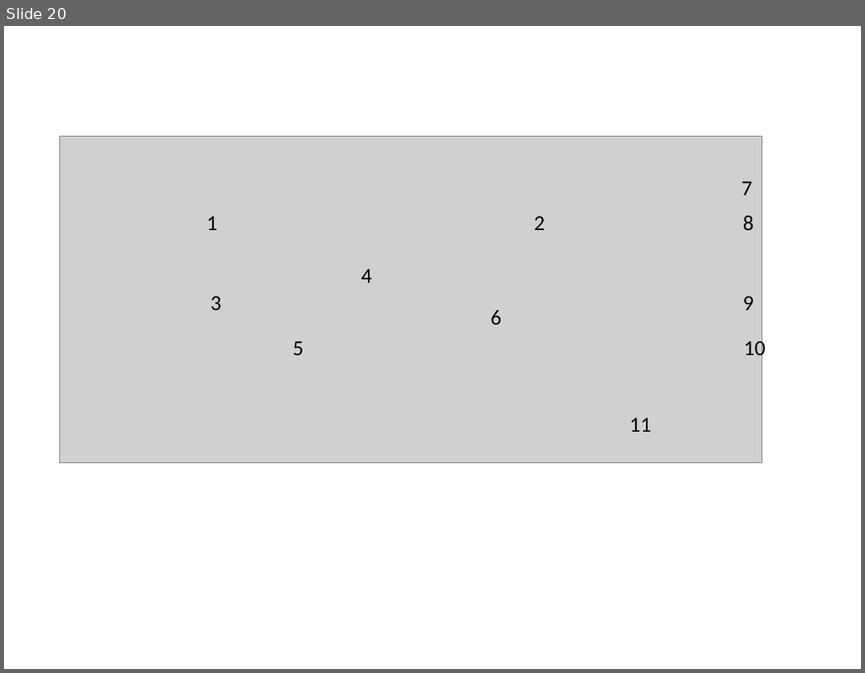
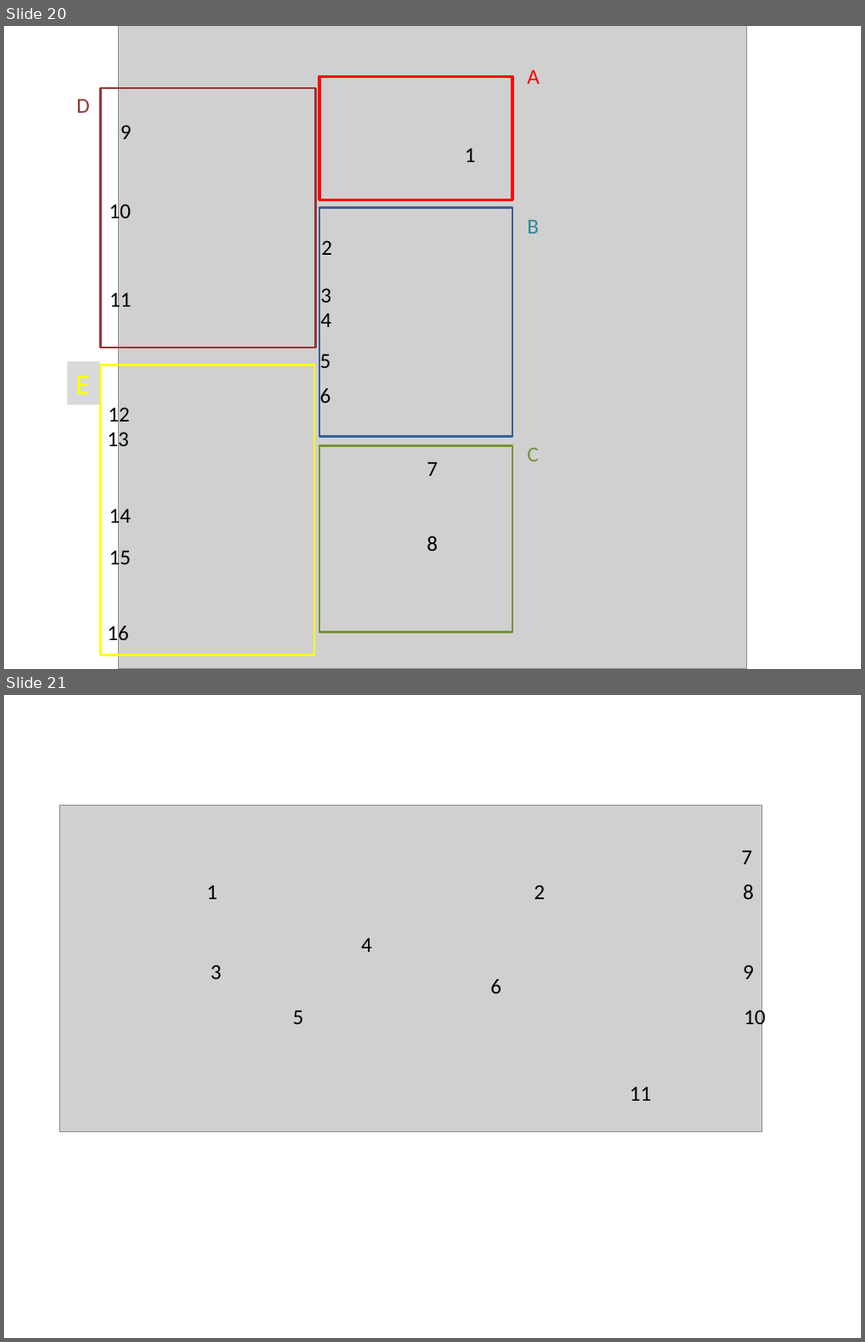
Before and after one commit to DePrettoM/EEGpal, a slide deck: Manuels/picture_EEGpal_manuals.pptx. Shown one above the other, each under a label of ours: slide 20 before the commit, slides 20 and 21 after it. The pictures are 865x673 and 865x1342 pixels, drawn with LibreOffice and Linux fonts; fonts in the diff are those of the drawing; grey boxes stand for pictures. Boxes give left, top, right and bottom in pixels: in the first picture for what was removed or moved away, otherwise in the second. Text is boxed around its words. In the diff, an @@ line names an element or a change of style, - is before the commit and + after.

```diff
--- a/Manuels/picture_EEGpal_manuals.pptx
+++ b/Manuels/picture_EEGpal_manuals.pptx
@@ slide 20 added at box(4, 26, 861, 669), background #FFFFFF @@
@@ picture added at box(118, 26, 746, 669) @@
@@ rectangle added at box(319, 76, 512, 200), outline #FF0000 2.25 pt @@
@@ text added at box(527, 70, 540, 84), 18 pt, text #FF0000 @@
+A
@@ text added at box(76, 99, 89, 113), 18 pt, text #953735 @@
+D
@@ rectangle added at box(101, 88, 315, 347), outline #953735 2 pt @@
@@ text added at box(120, 125, 132, 139), 18 pt, text #000000 @@
+9
@@ text added at box(465, 148, 476, 162), 18 pt, text #000000 @@
+1
@@ text added at box(109, 200, 132, 223), 18 pt, text #000000 @@
+10
@@ rectangle added at box(319, 208, 512, 437), outline #376092 2 pt @@
@@ text added at box(527, 220, 539, 233), 18 pt, text #31859C @@
+B
@@ text added at box(321, 240, 332, 255), 18 pt, text #000000 @@
+2
@@ text added at box(109, 289, 132, 312), 18 pt, text #000000 @@
+11
@@ text added at box(320, 288, 331, 302), 18 pt, text #000000 @@
+3
@@ text added at box(320, 313, 331, 327), 18 pt, text #000000 @@
+4
@@ text added at box(320, 354, 331, 368), 18 pt, text #000000 @@
+5
@@ rectangle added at box(68, 361, 100, 404), fill #D9D9D9, 24 pt, text #FFFF00 @@
+E
@@ rectangle added at box(101, 364, 314, 654), outline #FFFF00 2 pt @@
@@ text added at box(108, 404, 130, 427), 18 pt, text #000000 @@
+12
@@ text added at box(320, 388, 331, 403), 18 pt, text #000000 @@
+6
@@ text added at box(107, 429, 129, 452), 18 pt, text #000000 @@
+13
@@ rectangle added at box(319, 446, 512, 632), outline #77933C 2 pt @@
@@ text added at box(527, 447, 538, 461), 18 pt, text #77933C @@
+C
@@ text added at box(426, 462, 438, 476), 18 pt, text #000000 @@
+7
@@ text added at box(109, 505, 132, 528), 18 pt, text #000000 @@
+14
@@ text added at box(109, 546, 132, 569), 18 pt, text #000000 @@
+15
@@ text added at box(426, 536, 438, 550), 18 pt, text #000000 @@
+8
@@ text added at box(107, 623, 129, 646), 18 pt, text #000000 @@
+16
@@ what was slide 20 is now slide 21 @@
```
Also in this commit, not shown: 4 other files.
